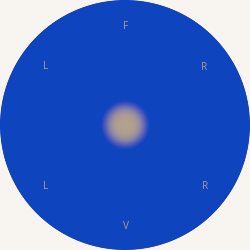
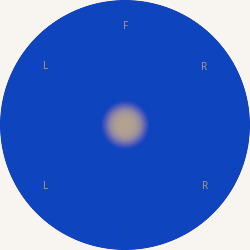
Layer changes from the first w=250, h=250 image to the second:
painted on "V" over [123, 221, 129, 229]
painted on "remote.jpg" over [0, 0, 250, 250]
